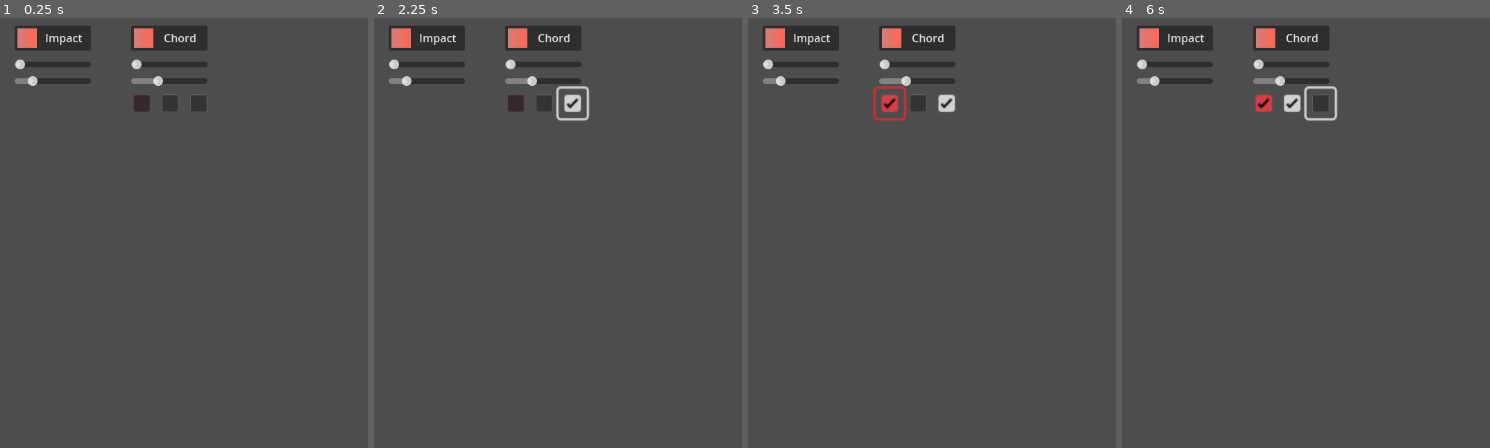
Above: before the commit, frames 1-4 (left to right).
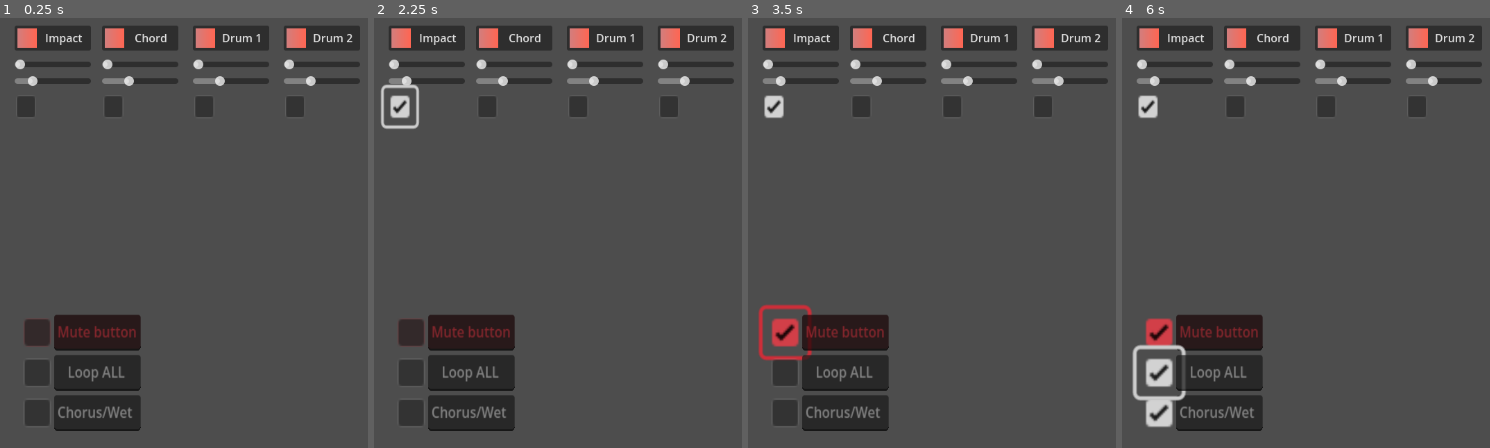
Above: after the commit, the same moments.

Repository: y2kpartytime/music_project
Game: Godot game, scene res://Scenes/music_game_scene.tscn
The game is run twice, just before and just after one commit, with the same random seed, the same clock (stepped at 60 frames per second) and the same inputs.
Inputs (mouse positions are in pixels of both pictures, inside the frame that each line leads up to; where the layout moved, square brackets give the same spot in the first picture):
- Up to frame 1 (0.25 s): no input
- Up to frame 2 (2.25 s): click "Impact" at 0.5 s; click "Chord" at 1.25 s; click (399, 108) [572, 104] at 2 s
- Up to frame 3 (3.5 s): click (784, 331) [891, 104] at 2.75 s
- Up to frame 4 (6 s): click (1158, 413) [1291, 104] at 3.5 s; click (1353, 39) at 4.25 s, where only the run after the commit has a clickable "Drum 1"; click (1442, 39) at 5 s, where only the run after the commit has a clickable "Drum 2"; click (1158, 374) [1320, 104] at 5.75 s

The runs differ from the first frame. In frame 1, 13% of the frame differs, in the area x 4-98%, y 1-97%; in frame 2, 13%; in frame 3, 14%, in the area x 2-98%, y 1-97%; in frame 4, 13%.

Commit message:
Loops!!!
-Added loops (individual + overall)

-Added more sounds

-Added more functions

Diff:
--- a/music-assignment/music_game/Scenes/music_game_scene.tscn
+++ b/music-assignment/music_game/Scenes/music_game_scene.tscn
@@ -6,6 +6,8 @@
 [ext_resource type="Script" path="res://Scenes/slider.gd" id="4_h7jhi"]
 [ext_resource type="Script" path="res://Scenes/pitch_slider.gd" id="5_gvgg7"]
 [ext_resource type="AudioStream" uid="uid://blbbv5g42bvf4" path="res://Sounds/chord1.mp3" id="6_bd0pc"]
+[ext_resource type="AudioStream" uid="uid://b8cs6rth43sw0" path="res://Sounds/skullcrusher dnb.mp3" id="7_x5b3k"]
+[ext_resource type="AudioStream" uid="uid://ddbecv1xe67m7" path="res://Sounds/break loop 1.mp3" id="8_50e5w"]
 
 [sub_resource type="Gradient" id="Gradient_nbkld"]
 colors = PackedColorArray(0.830655, 0.495535, 0.490945, 1, 1, 0.403922, 0.329412, 1)
@@ -90,12 +92,19 @@
 value = 1.0
 script = ExtResource("5_gvgg7")
 
+[node name="loop_box" type="CheckBox" parent="Button"]
+offset_left = -7.0
+offset_top = 90.0
+offset_right = 17.0
+offset_bottom = 114.0
+scale = Vector2(1.95196, 2.25538)
+
 [node name="Button2" type="Button" parent="."]
 light_mask = 9
 layout_mode = 0
-offset_left = 192.0
+offset_left = 150.0
 offset_top = 24.0
-offset_right = 302.0
+offset_right = 260.0
 offset_bottom = 60.0
 tooltip_text = "Click me!"
 text = "Chord
@@ -155,40 +164,233 @@
 value = 1.0
 script = ExtResource("5_gvgg7")
 
-[node name="CheckBox" type="CheckBox" parent="Button2"]
+[node name="loop_box" type="CheckBox" parent="Button2"]
+offset_left = -7.0
+offset_top = 90.0
+offset_right = 17.0
+offset_bottom = 114.0
+scale = Vector2(1.95196, 2.25538)
+
+[node name="Button3" type="Button" parent="."]
+light_mask = 9
+offset_left = 281.0
+offset_top = 24.0
+offset_right = 391.0
+offset_bottom = 60.0
+tooltip_text = "Click me!"
+text = "Drum 1"
+icon = SubResource("GradientTexture2D_lr1e3")
+script = ExtResource("1_dklts")
+
+[node name="click_audio" type="AudioStreamPlayer" parent="Button3"]
+stream = ExtResource("7_x5b3k")
+volume_db = -20.0
+pitch_scale = 0.58
+bus = &"SFX"
+
+[node name="hover_audio" type="AudioStreamPlayer" parent="Button3"]
+stream = ExtResource("3_b5sko")
+volume_db = -3.748
+pitch_scale = 2.04
+bus = &"Hover_Sound"
+
+[node name="volume_slider" type="HSlider" parent="Button3"]
+layout_mode = 1
+anchors_preset = 8
+anchor_left = 0.5
+anchor_top = 0.5
+anchor_right = 0.5
+anchor_bottom = 0.5
+offset_left = -55.0
+offset_top = 30.0
+offset_right = 55.0
+offset_bottom = 46.0
+grow_horizontal = 2
+grow_vertical = 2
+tooltip_text = "Volume"
+min_value = 1.0
+max_value = 5.0
+step = 0.001
+value = 1.0
+script = ExtResource("4_h7jhi")
+bus_name = "SFX"
+
+[node name="pitch_slider" type="HSlider" parent="Button3"]
+layout_mode = 1
+anchors_preset = 8
+anchor_left = 0.5
+anchor_top = 0.5
+anchor_right = 0.5
+anchor_bottom = 0.5
+offset_left = -55.0
+offset_top = 54.0
+offset_right = 55.0
+offset_bottom = 70.0
+grow_horizontal = 2
+grow_vertical = 2
+tooltip_text = "Volume"
+max_value = 3.0
+step = 0.001
+value = 1.0
+script = ExtResource("5_gvgg7")
+
+[node name="loop_box" type="CheckBox" parent="Button3"]
+offset_left = -7.0
+offset_top = 90.0
+offset_right = 17.0
+offset_bottom = 114.0
+scale = Vector2(1.95196, 2.25538)
+
+[node name="Button4" type="Button" parent="."]
+light_mask = 9
+offset_left = 412.0
+offset_top = 24.0
+offset_right = 522.0
+offset_bottom = 60.0
+tooltip_text = "Click me!"
+text = "Drum 2
+"
+icon = SubResource("GradientTexture2D_lr1e3")
+script = ExtResource("1_dklts")
+
+[node name="click_audio" type="AudioStreamPlayer" parent="Button4"]
+stream = ExtResource("8_50e5w")
+volume_db = -20.0
+pitch_scale = 0.58
+bus = &"SFX"
+
+[node name="hover_audio" type="AudioStreamPlayer" parent="Button4"]
+stream = ExtResource("3_b5sko")
+volume_db = -3.748
+pitch_scale = 2.04
+bus = &"Hover_Sound"
+
+[node name="volume_slider" type="HSlider" parent="Button4"]
+layout_mode = 1
+anchors_preset = 8
+anchor_left = 0.5
+anchor_top = 0.5
+anchor_right = 0.5
+anchor_bottom = 0.5
+offset_left = -55.0
+offset_top = 30.0
+offset_right = 55.0
+offset_bottom = 46.0
+grow_horizontal = 2
+grow_vertical = 2
+tooltip_text = "Volume"
+min_value = 1.0
+max_value = 5.0
+step = 0.001
+value = 1.0
+script = ExtResource("4_h7jhi")
+bus_name = "SFX"
+
+[node name="pitch_slider" type="HSlider" parent="Button4"]
+layout_mode = 1
+anchors_preset = 8
+anchor_left = 0.5
+anchor_top = 0.5
+anchor_right = 0.5
+anchor_bottom = 0.5
+offset_left = -55.0
+offset_top = 54.0
+offset_right = 55.0
+offset_bottom = 70.0
+grow_horizontal = 2
+grow_vertical = 2
+tooltip_text = "Volume"
+max_value = 3.0
+step = 0.001
+value = 1.0
+script = ExtResource("5_gvgg7")
+
+[node name="loop_box" type="CheckBox" parent="Button4"]
+offset_left = -7.0
+offset_top = 90.0
+offset_right = 17.0
+offset_bottom = 114.0
+scale = Vector2(1.95196, 2.25538)
+
+[node name="CheckBox" type="CheckBox" parent="."]
 modulate = Color(1, 0.227451, 0.278431, 1)
 layout_mode = 0
-offset_left = -5.0
-offset_top = 91.0
-offset_right = 19.0
-offset_bottom = 115.0
-scale = Vector2(1.69398, 1.76734)
-
-[node name="CheckBox2" type="CheckBox" parent="Button2"]
-layout_mode = 0
-offset_left = 36.0
-offset_top = 91.0
-offset_right = 60.0
-offset_bottom = 115.0
-scale = Vector2(1.69398, 1.76734)
-
-[node name="CheckBox3" type="CheckBox" parent="Button2"]
-layout_mode = 0
-offset_left = 77.0
-offset_top = 91.0
-offset_right = 101.0
-offset_bottom = 115.0
-scale = Vector2(1.69398, 1.76734)
+offset_left = 24.0
+offset_top = 433.0
+offset_right = 48.0
+offset_bottom = 457.0
+scale = Vector2(2.7137, 2.83122)
+
+[node name="TextEdit" type="TextEdit" parent="CheckBox"]
+layout_mode = 0
+offset_left = 21.2517
+offset_top = 2.82911
+offset_right = 127.252
+offset_bottom = 40.8291
+scale = Vector2(0.433293, 0.479444)
+text = "Mute button"
+editable = false
+selecting_enabled = false
+
+[node name="CheckBox2" type="CheckBox" parent="."]
+layout_mode = 0
+offset_left = 24.0001
+offset_top = 549.0
+offset_right = 48.0001
+offset_bottom = 573.0
+scale = Vector2(2.7137, 2.83122)
+
+[node name="TextEdit" type="TextEdit" parent="CheckBox2"]
+offset_left = 21.2517
+offset_top = 2.82911
+offset_right = 127.252
+offset_bottom = 40.8291
+scale = Vector2(0.433293, 0.479444)
+text = "Chorus/Wet"
+editable = false
+selecting_enabled = false
+
+[node name="CheckBox3" type="CheckBox" parent="."]
+layout_mode = 0
+offset_left = 24.0
+offset_top = 491.0
+offset_right = 48.0
+offset_bottom = 515.0
+scale = Vector2(2.7137, 2.83122)
+
+[node name="TextEdit" type="TextEdit" parent="CheckBox3"]
+offset_left = 21.2517
+offset_top = 2.82911
+offset_right = 127.252
+offset_bottom = 40.8291
+scale = Vector2(0.433293, 0.479444)
+text = "   Loop ALL"
+editable = false
+selecting_enabled = false
 
 [connection signal="mouse_entered" from="Button" to="Button" method="_on_mouse_entered"]
 [connection signal="pressed" from="Button" to="Button" method="_on_pressed"]
 [connection signal="value_changed" from="Button/volume_slider" to="Button/volume_slider" method="_on_value_changed"]
 [connection signal="value_changed" from="Button/pitch_slider" to="Button/pitch_slider" method="_on_value_changed"]
+[connection signal="toggled" from="Button/loop_box" to="Button" method="_on_check_box_3_toggled"]
 [connection signal="mouse_entered" from="Button2" to="Button2" method="_on_mouse_entered"]
 [connection signal="pressed" from="Button2" to="Button2" method="_on_pressed"]
 [connection signal="value_changed" from="Button2/volume_slider" to="Button2/volume_slider" method="_on_value_changed"]
 [connection signal="value_changed" from="Button2/pitch_slider" to="Button2/pitch_slider" method="_on_value_changed"]
-[connection signal="mouse_entered" from="Button2/CheckBox" to="Button" method="_on_check_box_mouse_entered"]
-[connection signal="toggled" from="Button2/CheckBox" to="Button" method="_on_check_box_toggled"]
-[connection signal="toggled" from="Button2/CheckBox2" to="Button" method="_on_check_box_2_toggled"]
-[connection signal="toggled" from="Button2/CheckBox3" to="Button" method="_on_check_box_3_toggled"]
+[connection signal="toggled" from="Button2/loop_box" to="Button2" method="_on_loop_box_toggled"]
+[connection signal="mouse_entered" from="Button3" to="Button3" method="_on_mouse_entered"]
+[connection signal="pressed" from="Button3" to="Button3" method="_on_pressed"]
+[connection signal="value_changed" from="Button3/volume_slider" to="Button3/volume_slider" method="_on_value_changed"]
+[connection signal="value_changed" from="Button3/pitch_slider" to="Button3/pitch_slider" method="_on_value_changed"]
+[connection signal="toggled" from="Button3/loop_box" to="Button3" method="_on_loop_box_toggled"]
+[connection signal="mouse_entered" from="Button4" to="Button4" method="_on_mouse_entered"]
+[connection signal="pressed" from="Button4" to="Button4" method="_on_pressed"]
+[connection signal="value_changed" from="Button4/volume_slider" to="Button4/volume_slider" method="_on_value_changed"]
+[connection signal="value_changed" from="Button4/pitch_slider" to="Button4/pitch_slider" method="_on_value_changed"]
+[connection signal="toggled" from="Button4/loop_box" to="Button4" method="_on_loop_box_toggled"]
+[connection signal="mouse_entered" from="CheckBox" to="Button" method="_on_check_box_mouse_entered"]
+[connection signal="toggled" from="CheckBox" to="Button" method="_on_check_box_toggled"]
+[connection signal="toggled" from="CheckBox2" to="Button" method="_on_check_box_2_toggled"]
+[connection signal="toggled" from="CheckBox3" to="Button" method="_on_check_box_3_toggled"]
+[connection signal="toggled" from="CheckBox3" to="Button2" method="_on_check_box_3_toggled"]
+[connection signal="toggled" from="CheckBox3" to="Button3" method="_on_check_box_3_toggled"]
--- a/music-assignment/music_game/Scripts/button_script.gd
+++ b/music-assignment/music_game/Scripts/button_script.gd
@@ -1,31 +1,29 @@
 extends Button
+@onready var reverb_bus = AudioServer.get_bus_index("ReverbBus")
+@onready var sfx_bus = AudioServer.get_bus_index("SFXBus")
+@onready var click_audio_player: AudioStreamPlayer = $click_audio
+@onready var hover_audio_player: AudioStreamPlayer = $hover_audio
 
-@onready var reverb_bus = AudioServer.get_bus_index("ReverbBus")  # ReverbBus (you can replace with the actual bus name)
-@onready var sfx_bus = AudioServer.get_bus_index("SFXBus")  # The other bus (SFXBus, for example)
-@onready var click_audio_player: AudioStreamPlayer = $click_audio  # AudioStreamPlayer for click sound
-@onready var hover_audio_player: AudioStreamPlayer = $hover_audio  # AudioStreamPlayer for hover sound
-@onready var reverb_box: CheckBox = $"../Button2/reverb_box"  # Reference to the CheckBox node
 
-# Called when the node enters the scene tree for the first time.
+
 func _ready() -> void:
 	pass
 
-# Called every frame. 'delta' is the elapsed time since the previous frame.
 func _process(delta: float) -> void:
 	pass
 
-# Function to handle button press (click sound)
+#CLICK SOUND
 func _on_pressed() -> void:
 	if !click_audio_player.playing:
 		click_audio_player.play()
 		hover_audio_player.stop()
 
-# Function to handle mouse entering button (hover sound)
+#HOVER SOUND
 func _on_mouse_entered() -> void:
 	if !hover_audio_player.playing and !click_audio_player.playing:
 		hover_audio_player.play()
 
-# Function to swap the bus for the audio player based on checkbox state
+#MUTE
 func _on_check_box_toggled(toggled_on: bool) -> void:
 	AudioServer.set_bus_mute(0,true)
 	click_audio_player.stop()
@@ -33,10 +31,12 @@
 	if !toggled_on:
 		AudioServer.set_bus_mute(0,false)
 
+#HOVER CODE
 func _on_check_box_mouse_entered() -> void:
 	if !hover_audio_player.playing and !click_audio_player.playing:
 		hover_audio_player.play()
 
+#WET
 func _on_check_box_2_toggled(toggled_on: bool) -> void:
 	var effect = AudioServer.get_bus_effect(3, 0)
 	effect.wet = 1
@@ -44,5 +44,13 @@
 	if !toggled_on:
 		effect.wet = 0
 
+#LOOP mp3
 func _on_check_box_3_toggled(toggled_on: bool) -> void:
-	pass
+	if toggled_on:
+		click_audio_player.stream.loop = true
+	else:
+		click_audio_player.stream.loop = false
+
+
+func _on_loop_box_toggled(toggled_on: bool) -> void:
+	_on_check_box_3_toggled(toggled_on)
--- a/music-assignment/music_game/default_bus_layout.tres
+++ b/music-assignment/music_game/default_bus_layout.tres
@@ -12,12 +12,13 @@
 wet = 1.0
 
 [resource]
+bus/0/send = &"New Bus"
 bus/1/name = &"Hover_Sound"
 bus/1/solo = false
 bus/1/mute = false
 bus/1/bypass_fx = false
 bus/1/volume_db = 0.0
-bus/1/send = &""
+bus/1/send = &"New Bus"
 bus/2/name = &"Pitch"
 bus/2/solo = false
 bus/2/mute = false
Not shown: 1 places in music-assignment/music_game/Scenes/music_game_scene.tscn that only renumber resources
Not shown, added: music-assignment/music_game/Sounds/break loop 1.mp3.import
Not shown, added: music-assignment/music_game/Sounds/skullcrusher dnb.mp3.import
Not shown, added: music-assignment/music_game/Sounds/break loop 1.mp3
Not shown, added: music-assignment/music_game/Sounds/skullcrusher dnb.mp3
